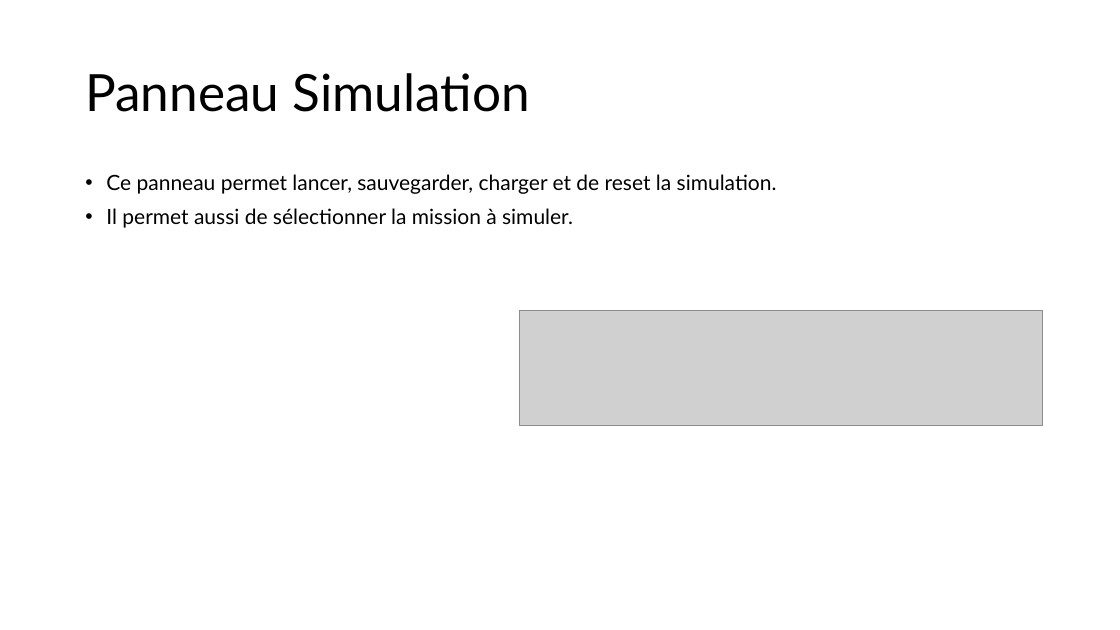
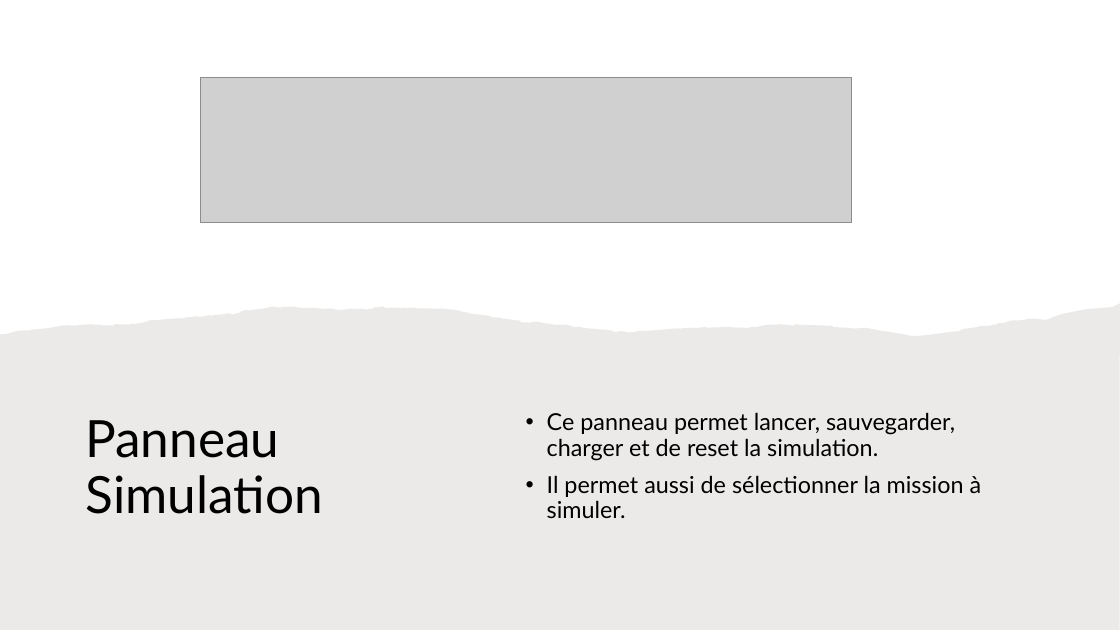
Before and after one commit to leoid3/EO_Tools, a slide deck: slide 8 of User guide.pptx (slide 7 before the commit). Drawn at 1120x630 pixels with LibreOffice and Linux fonts; fonts in the diff are those of the drawing; grey boxes stand for pictures. Boxes give left, top, right and bottom in pixels: in the first picture for what was removed or moved away, otherwise in the second. Text is boxed around its words. In the diff, an @@ line names an element or a change of style, - is before the commit and + after.

```diff
--- a/User guide.pptx
+++ b/User guide.pptx
@@ picture added at box(201, 77, 852, 223) @@
@@ freeform shape added at box(0, 303, 1120, 630), fill #82766A at 15% opacity @@
@@ picture removed at box(520, 310, 1044, 425) @@
@@ title "Panneau Simulation" rewrapped from box(85, 73, 530, 112) to box(85, 420, 322, 514) @@
@@ text "Ce panneau permet lancer, sauvegarder, ...": place and size @@
-text "Ce panneau permet lancer, sauvegarder, ..." at box(106, 174, 777, 228)
+text "Ce panneau permet lancer, sauvegarder, ..." at box(547, 412, 982, 518)
@@ text "Ce panneau permet lancer, sauvegarder, ..." at box(547, 412, 982, 518): size 18 to 20 pt; vertical alignment top to middle @@
```
Also in this commit, not shown: 5 other slides changed, 8 slides added, 1 slide removed, 5 other files.
